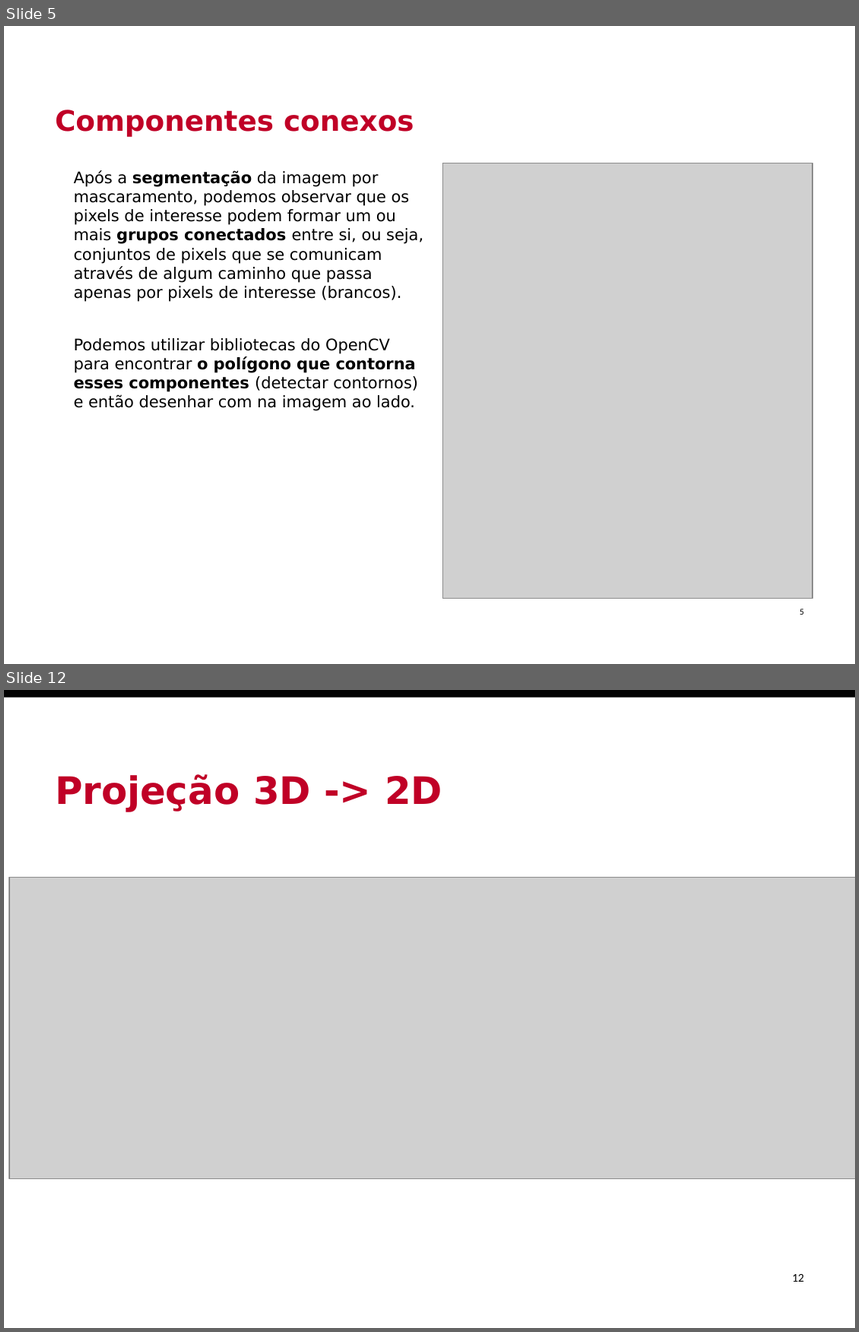
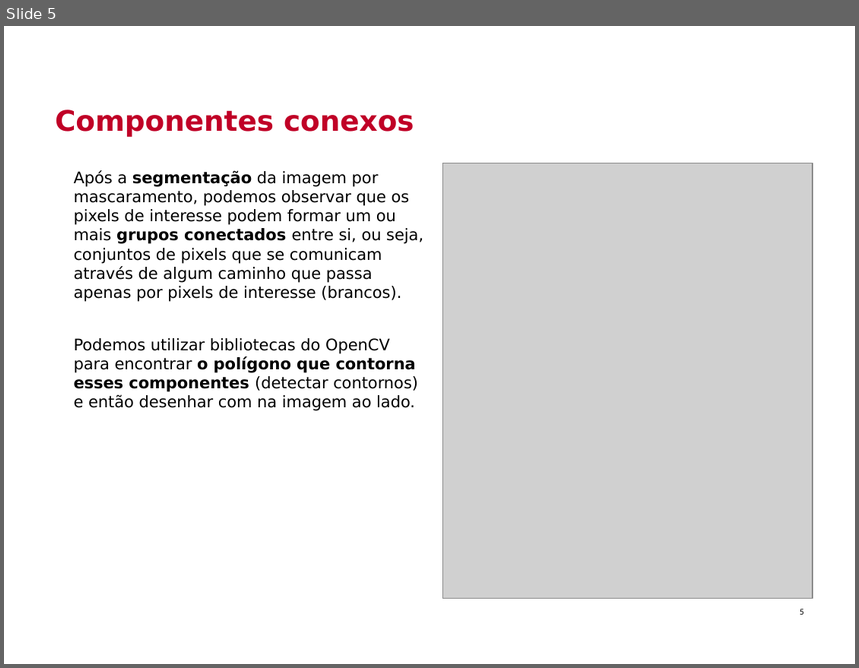
Before and after one commit to Insper/robotica-computacional, a slide deck: docs/modulos/05-visao-p2/slides.pptx. Shown one above the other, each under a label of ours: slides 5 and 12 before the commit, slide 5 after it; the slides between them are not shown. The pictures are 859x1332 and 859x668 pixels, drawn with LibreOffice and Linux fonts; fonts in the diff are those of the drawing; grey boxes stand for pictures; background and template pictures are left out. Boxes give left, top, right and bottom in pixels: in the first picture for what was removed or moved away, otherwise in the second. Text is boxed around its words. In the diff, an @@ line names an element or a change of style, - is before the commit and + after.

```diff
--- a/docs/modulos/05-visao-p2/slides.pptx
+++ b/docs/modulos/05-visao-p2/slides.pptx
@@ slide 12 removed at <box>4,690,855,1328</box>, background picture (left out) @@
@@ rectangle removed at <box>4,690,855,698</box> @@
@@ title removed at <box>55,774,443,812</box> @@
-Projeção 3D -> 2D
@@ picture removed at <box>9,877,855,1179</box> @@
@@ page number removed at <box>792,1274,804,1282</box> @@
-12
```
Also in this commit, not shown: 1 slide changed, 10 other slides removed, 2 other files.
